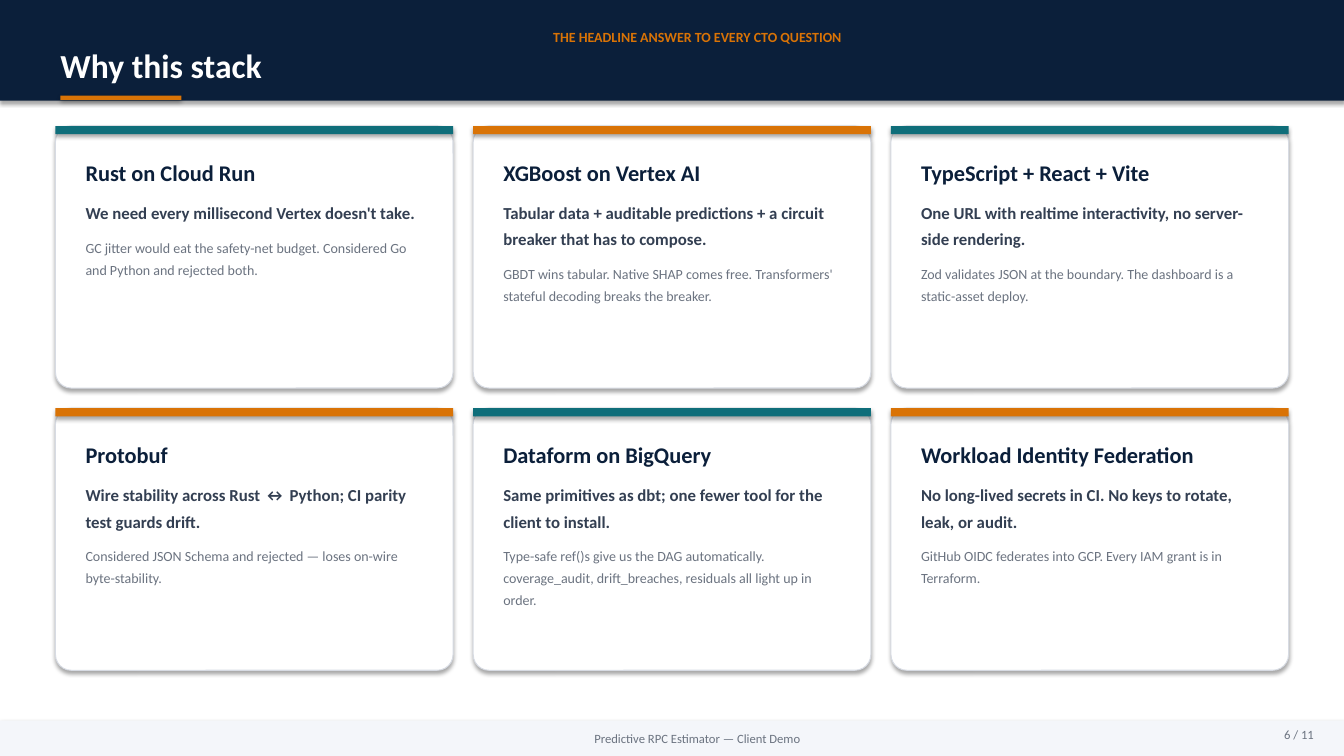
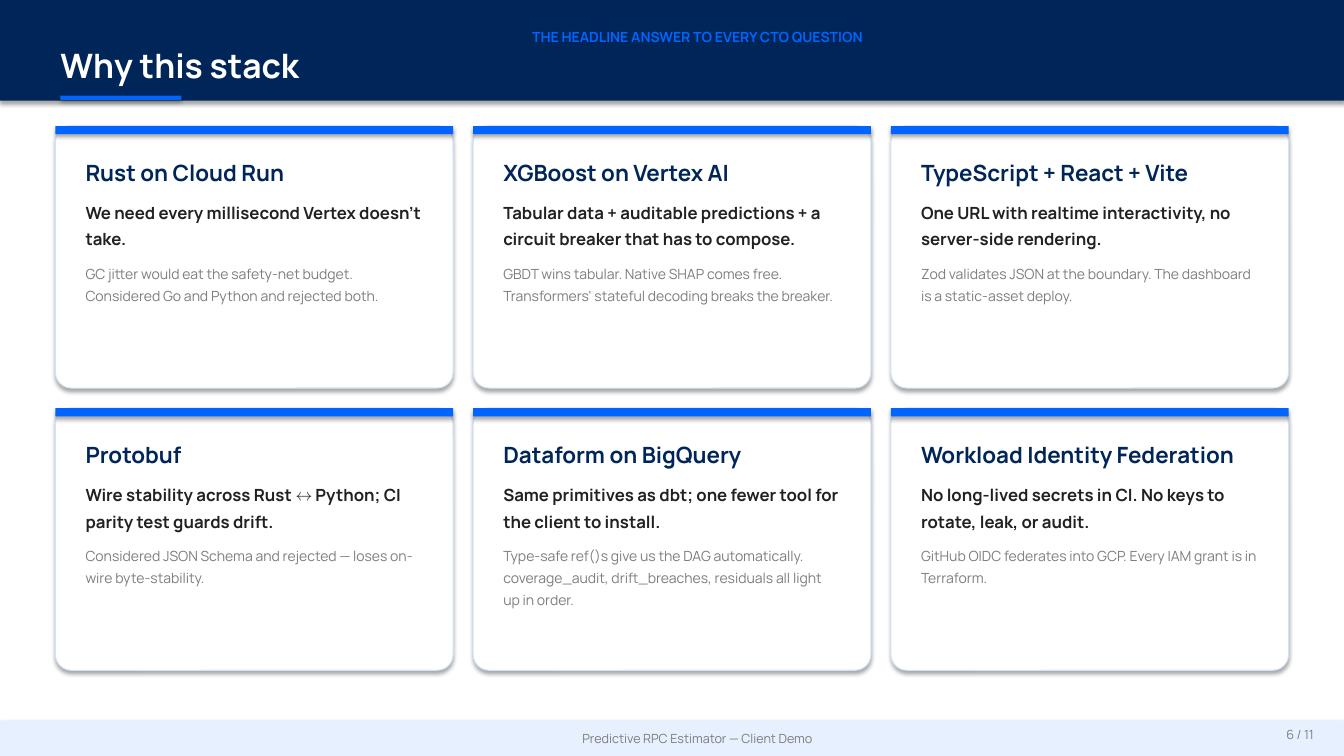
Before and after one commit to asmeyatsky-work/msm, a slide deck: slide 6 of docs/client-demo-deck.pptx. Drawn at 1344x756 pixels with LibreOffice and Linux fonts; fonts in the diff are those of the drawing. Boxes give left, top, right and bottom in pixels: in the first picture for what was removed or moved away, otherwise in the second. Text is boxed around its words. In the diff, an @@ line names an element or a change of style, - is before the commit and + after.

```diff
--- a/docs/client-demo-deck.pptx
+++ b/docs/client-demo-deck.pptx
@@ rectangle "THE HEADLINE ANSWER TO EVERY ..." at [0,0,1344,101]: font Calibri to Manrope; text colour #D97306 to #0064FF in "THE HEADLINE ANSWER TO EVERY CTO QUESTION"; fill #0B1F3A to #002659 @@
@@ fill #D97306 to #0064FF in 4 elements at [473,126,870,134], [55,408,453,416], [891,408,1289,416], [60,96,181,100] @@
@@ text "Rust on Cloud Run" at [86,164,421,304]: font Calibri to Manrope; text colour #0B1F3A to #002659 in "Rust on Cloud Run"; text colour #333F52 to #212121 in "We need every millisecond Vertex doesn't take."; text colour #6B7380 to #7D7D7D in "GC jitter would eat the safety-net budget. ..." @@
@@ text "XGBoost on Vertex AI" at [503,164,833,305]: font Calibri to Manrope; text colour #0B1F3A to #002659 in "XGBoost on Vertex AI"; text colour #333F52 to #212121 in "Tabular data + auditable predictions + a ..."; text colour #6B7380 to #7D7D7D in "GBDT wins tabular. Native SHAP comes free. ..." @@
@@ text "TypeScript + React + Vite" at [921,164,1251,305]: font Calibri to Manrope; text colour #0B1F3A to #002659 in "TypeScript + React + Vite"; text colour #333F52 to #212121 in "One URL with realtime interactivity, no server-side ..."; text colour #6B7380 to #7D7D7D in "Zod validates JSON at the boundary. The ..." @@
@@ fill #0F6E7A to #0064FF in 3 elements at [55,126,453,134], [891,126,1289,134], [473,408,870,416] @@
@@ outline #D7DBE3 0.75 pt to #D2E3FC 0.75 pt in 6 elements at [55,126,453,388], [473,126,870,388], [891,126,1289,388], [55,408,453,670], [473,408,870,670], [891,408,1289,670] @@
@@ text "Protobuf" at [86,446,412,587]: font Calibri to Manrope; text colour #0B1F3A to #002659 in "Protobuf"; text colour #333F52 to #212121 in "Wire stability across Rust ↔ Python; CI ..."; text colour #6B7380 to #7D7D7D in "Considered JSON Schema and rejected — loses ..." @@
@@ text "Dataform on BigQuery" at [503,446,838,608]: font Calibri to Manrope; text colour #0B1F3A to #002659 in "Dataform on BigQuery"; text colour #333F52 to #212121 in "Same primitives as dbt; one fewer tool ..."; text colour #6B7380 to #7D7D7D in "Type-safe ref()s give us the DAG automatically. ..." @@
@@ text "Workload Identity Federation" at [921,446,1257,583]: font Calibri to Manrope; text colour #0B1F3A to #002659 in "Workload Identity Federation"; text colour #333F52 to #212121 in "No long-lived secrets in CI. No keys ..."; text colour #6B7380 to #7D7D7D in "GitHub OIDC federates into GCP. Every IAM ..." @@
@@ rectangle "Predictive RPC Estimator — Client ..." at [0,721,1344,756]: font Calibri to Manrope, text colour #6B7380 to #7D7D7D; fill #F4F6FA to #E7F0FE @@
@@ text "6 / 11" at [1286,730,1314,739]: font Calibri to Manrope, text colour #6B7380 to #7D7D7D @@
```
Also in this commit, not shown: 10 other slides changed, 1 other file.
